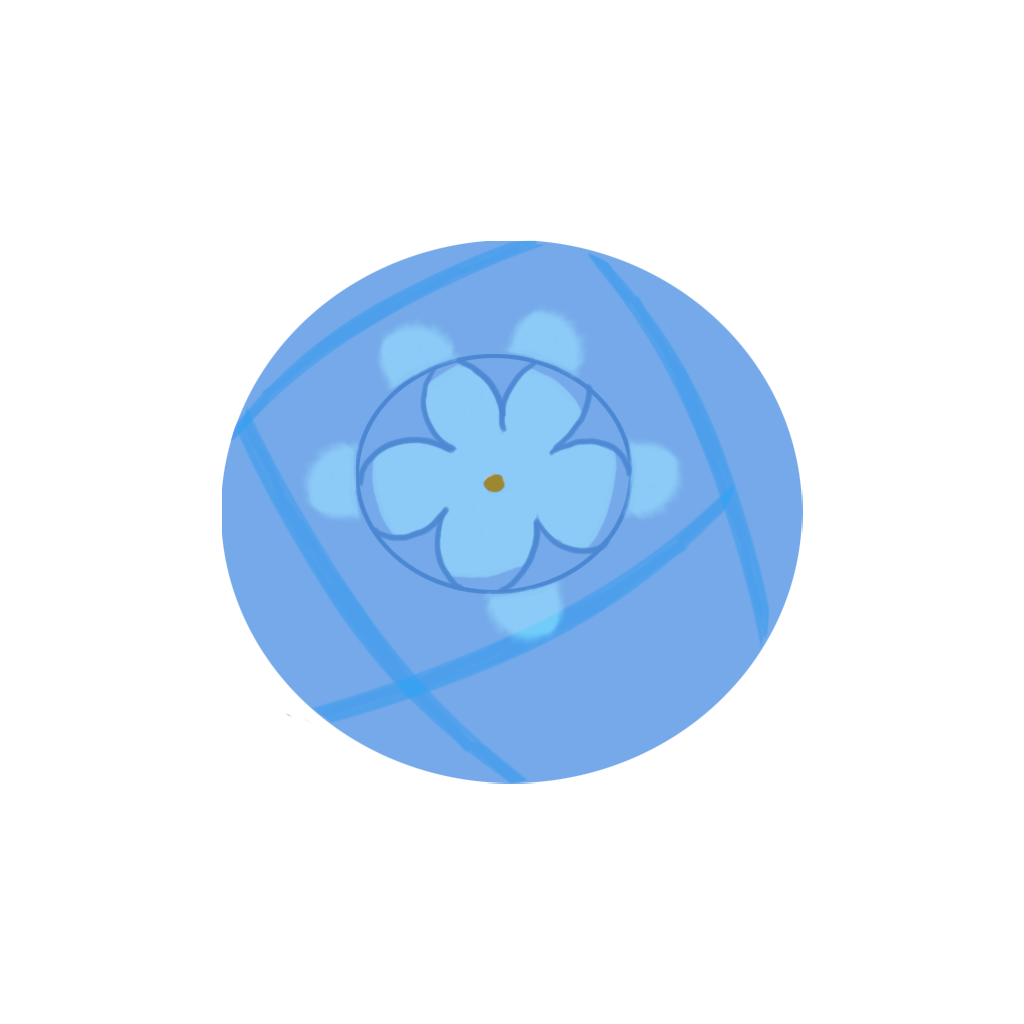
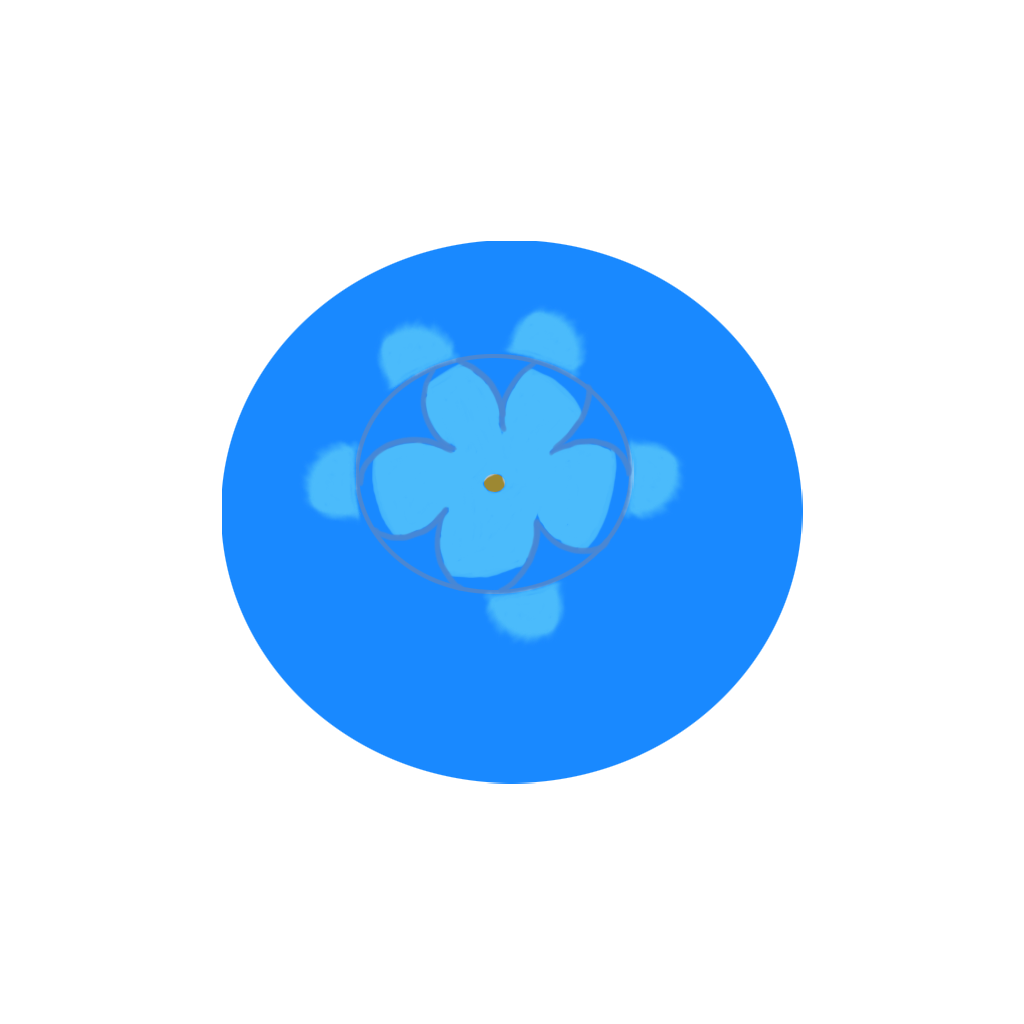
Before/after of a w=1024, h=1024 layered artwork. What changed in the layer stack:
hid "Layer 14" over [222, 379, 530, 784]
hid "Layer 13" over [281, 483, 737, 731]
hid "Layer 12" over [585, 251, 775, 651]
hid "Layer 11" over [230, 235, 549, 444]
painted on "Layer 1" over [222, 241, 803, 784]
